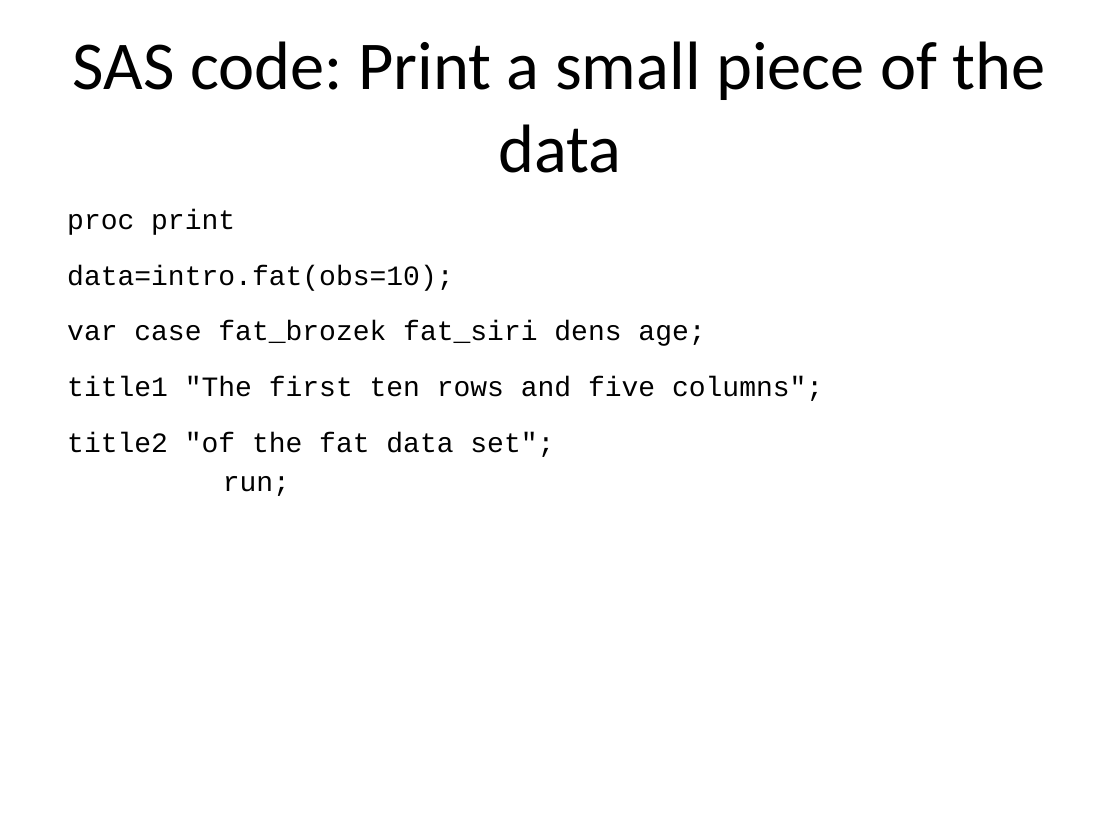
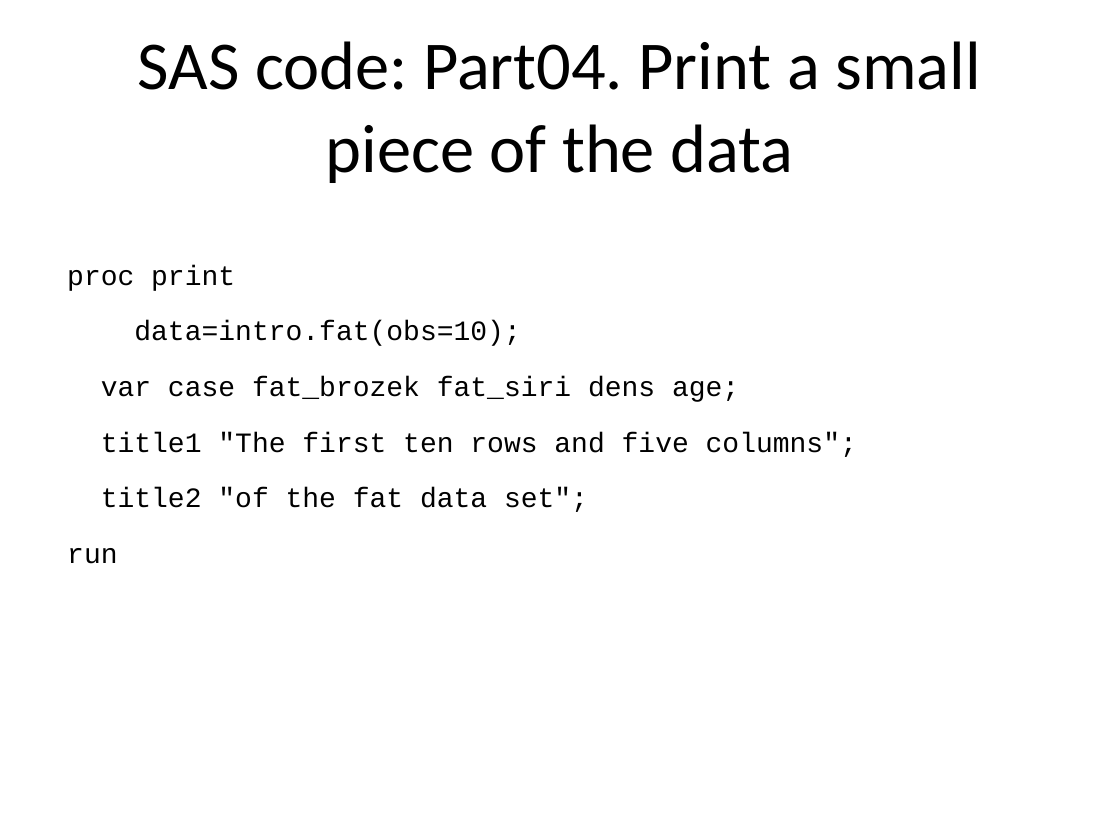
Before and after one commit to pmean/introduction-to-SAS, a slide deck: slide 16 of results/5507-02-simon-slides-and-speaker-notes.pptx. Drawn at 1120x840 pixels with LibreOffice and Linux fonts; fonts in the diff are those of the drawing. Boxes give left, top, right and bottom in pixels: in the first picture for what was removed or moved away, otherwise in the second. Text is boxed around its words. In the diff, an @@ line names an element or a change of style, - is before the commit and + after.

```diff
--- a/results/5507-02-simon-slides-and-speaker-notes.pptx
+++ b/results/5507-02-simon-slides-and-speaker-notes.pptx
@@ title at bbox=[138, 41, 980, 183]: text changed @@
-SAS code: Print a small piece of the data
+SAS code: Part04. Print a small piece of the data
@@ text at bbox=[67, 265, 857, 564]: text changed @@
-proc print
-data=intro.fat(obs=10);
-var case fat_brozek fat_siri dens age;
-title1 "The first ten rows and five columns";
-title2 "of the fat data set";
-run;
+proc print
+data=intro.fat(obs=10);
+var case fat_brozek fat_siri dens age;
+title1 "The first ten rows and five columns";
+title2 "of the fat data set";
+run
```
Also in this commit, not shown: 42 other slides changed, 27 other files.
